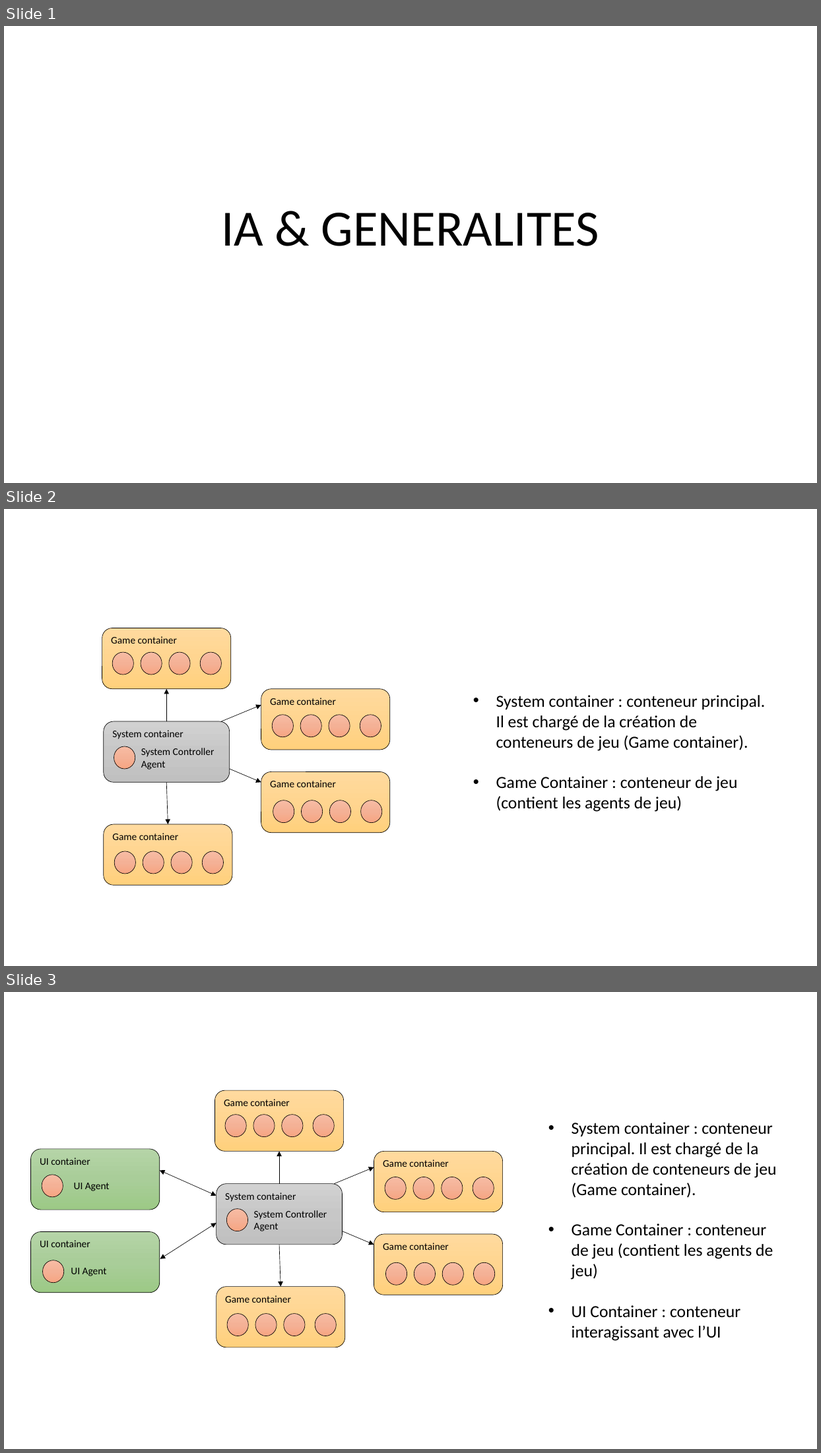
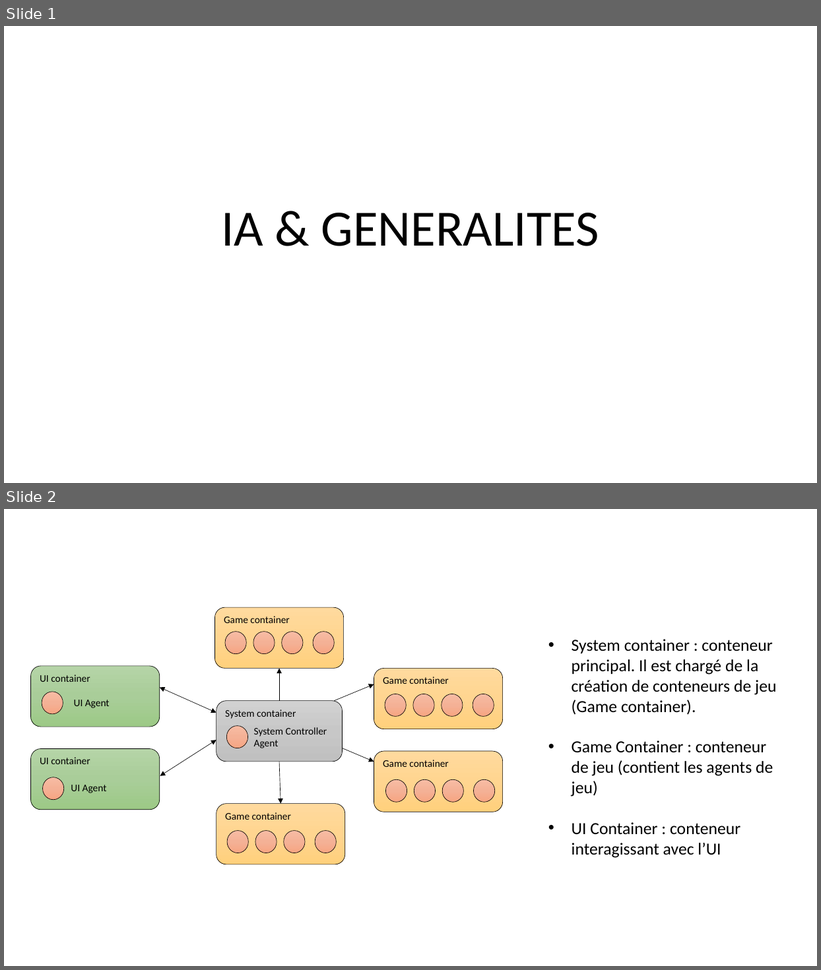
Before and after one commit to konamdav/Loup-Garou, a slide deck: README.pptx. Shown one above the other, each under a label of ours: slides 1, 2 and 3 before the commit, slides 1 and 2 after it. The pictures are 821x1453 and 821x970 pixels, drawn with LibreOffice and Linux fonts; fonts in the diff are those of the drawing. Boxes give left, top, right and bottom in pixels: in the first picture for what was removed or moved away, otherwise in the second. Text is boxed around its words. In the diff, an @@ line names an element or a change of style, - is before the commit and + after.

```diff
--- a/README.pptx
+++ b/README.pptx
@@ slide 2 removed at [4,509,817,966], background #FFFFFF @@
@@ rounded rectangle removed at [102,628,231,689] @@
-Game container
@@ ellipse removed at [113,652,134,675] @@
@@ ellipse removed at [141,652,162,675] @@
@@ ellipse removed at [169,652,190,675] @@
@@ ellipse removed at [201,652,222,675] @@
@@ arrow removed from (167, 722) to (167, 689) @@
@@ arrow removed from (222, 722) to (261, 706) @@
@@ rounded rectangle removed at [261,689,390,750] @@
-Game container
@@ text removed at [496,695,766,812] @@
-• System container : conteneur principal. Il est chargé de la création de conteneurs de jeu (Game container).
-• Game Container : conteneur de jeu (contient les agents de jeu)
@@ rounded rectangle removed at [104,722,230,783] @@
-System container
@@ ellipse removed at [273,714,294,737] @@
@@ ellipse removed at [300,714,322,737] @@
@@ ellipse removed at [329,714,350,737] @@
@@ ellipse removed at [360,714,382,737] @@
@@ ellipse removed at [114,747,135,770] @@
@@ text removed at [141,748,215,770] @@
-System Controller Agent
@@ arrow removed from (167, 782) to (168, 824) @@
@@ arrow removed from (230, 769) to (261, 782) @@
@@ rounded rectangle removed at [261,772,390,833] @@
-Game container
@@ ellipse removed at [273,801,294,823] @@
@@ ellipse removed at [301,801,322,823] @@
@@ ellipse removed at [330,801,351,823] @@
@@ ellipse removed at [361,801,382,823] @@
@@ rounded rectangle removed at [104,824,232,885] @@
-Game container
@@ ellipse removed at [114,852,136,875] @@
@@ ellipse removed at [143,852,164,875] @@
@@ ellipse removed at [171,852,193,875] @@
@@ ellipse removed at [202,852,224,875] @@
@@ what was slide 3 is now slide 2 @@
```
Also in this commit, not shown: 2 slides changed, 15 other files.
